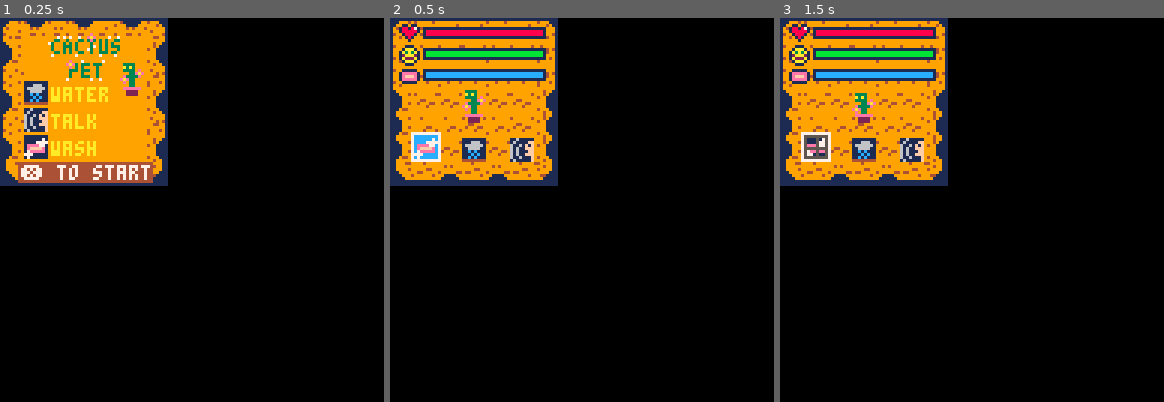
Above: before the commit, frames 1-3 (left to right).
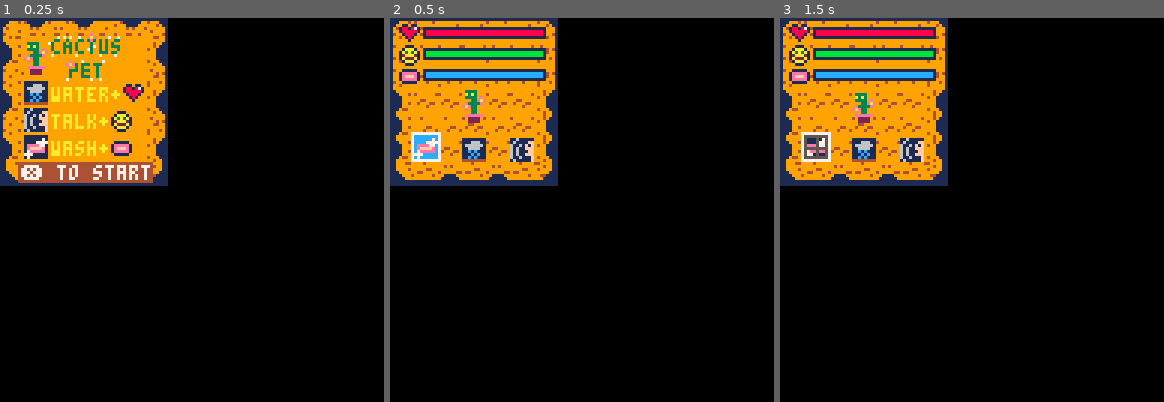
Above: after the commit, the same moments.

Repository: CarrotKnits/cactus_pet
Game: PICO-8 cartridge cactus_pet.p8
The game is run twice, just before and just after one commit, with the same random seed, the same clock (stepped at 60 frames per second) and the same inputs.
Inputs:
- Up to frame 1 (0.25 s): no input
- Up to frame 2 (0.5 s): tap X (X key) at 0.33 s
- Up to frame 3 (1.5 s): tap X (X key) at 1.07 s

The runs differ from the first frame. In frame 1, 1.2% of the frame differs, in the area x 6-38%, y 6-36%; in frame 2, nothing differs; in frame 3, nothing differs.

Commit message:
EDIT title screen

Diff:
--- a/game_states.lua
+++ b/game_states.lua
@@ -11,16 +11,19 @@
 function d_title()
     cls()
     map(7, 0, 0, 0, 7, 7, 0)
-    spr(4, 40, 15)
-    spr(11, 40, 23)
+    spr(4, 8, 8)
+    spr(11, 8, 16)
     spr(17, 8, 21)
     spr(18, 8, 30)
     spr(19, 8, 39)
+    spr(33, 41, 21)
+    spr(34, 37, 31)
+    spr(49, 37, 41)
     spr(71, 16, 5, 3, 1)
     spr(87, 22, 13, 2, 1)
-    print("water", 17, 23, 10)
-    print("talk", 17, 32, 10)
-    print("wash", 17, 41, 10)
+    print("water+", 17, 23, 10)
+    print("talk+", 17, 32, 10)
+    print("wash+", 17, 41, 10)
     rectfill(6, 48, 50, 54, 4)
     print("❎ to start", 7, 49, 7)
 end
